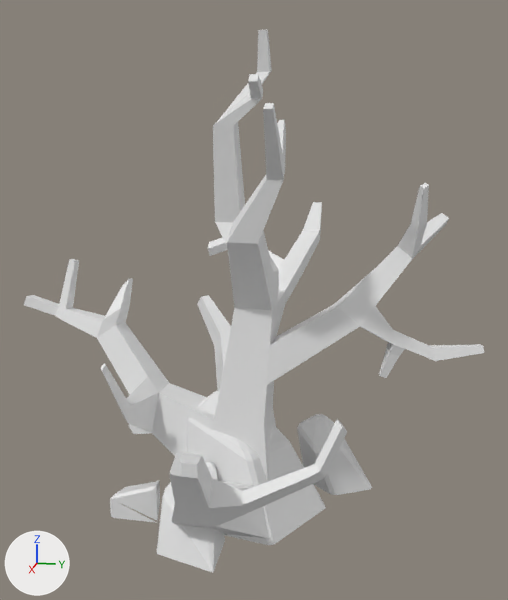
What one commit did to the FBX model Assets/Resources/Models/Props/coral_b.fbx.
Before and after are seen from a 50 mm camera at (1.395, 0.308, 0.803) aimed at (0.004, 0.03, 0.455). Every picture has the same lights, and +X, +Y and +Z are marked at lower left. The picture after the commit comes second. Where no turn or scale is listed for an object, it has been applied to the vertices. Vertices at exactly the same position are counted once.

The older version as bpy lines, for what is in view:
```python
me_coral_mesh = bpy.data.meshes.new('coral-Mesh')
me_coral_mesh.from_pydata(...)  # 432 vertices, 816 faces; spans x -0.413..0.413, y -0.5..0.5, z 0.0..0.985
ob_coral = bpy.data.objects.new('coral', me_coral_mesh)
ob_coral.location = (0.0, 0.0, 0.0)
```
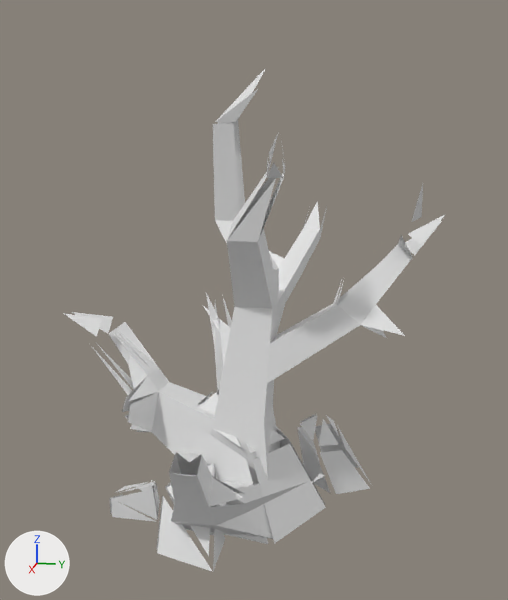
Changed parts and their boxes (x1, y1, x2, y2) in the pictures (508 x 600 px):
'coral', reshaped: before (24, 30, 484, 573); after (63, 70, 446, 572)
part 1 of me_coral_mesh, rebuilt (26% narrower, 8% shorter): before (24, 30, 484, 539); after (72, 70, 413, 539)
part 2 of me_coral_mesh, rebuilt: before (110, 481, 160, 523); after (111, 480, 160, 522)
part 3 of me_coral_mesh, rebuilt (14% shorter): before (157, 462, 225, 573); after (157, 477, 225, 572)
part 4 of me_coral_mesh, cut back: before (187, 390, 372, 545); after (63, 70, 446, 556)

Edits to the bpy script that builds the scene:
```text
Change me_coral_mesh:
    used by ob_coral; location = (0.0, 0.0, 0.0)
    remove me_coral_mesh.from_pydata(...)  # 432 vertices, 816 faces; spans x -0.413..0.413, y -0.5..0.5, z 0.0..0.985
    add me_coral_mesh.from_pydata(...)  # 765 vertices, 300 faces; spans x -0.415..0.415, y -0.5..0.5, z 0.0..0.99
    me_coral_mesh part 1: the loose piece of 320 vertices spanning x -0.413..0.413, y -0.5..0.5, z 0.003..0.985 is rebuilt with 190 vertices and now spans x -0.415..0.415, y -0.397..0.348, z 0.004..0.916
    me_coral_mesh part 2: the loose piece of 22 vertices spanning x 0.055..0.14, y -0.255..-0.149, z 0.0..0.084 is rebuilt with 8 vertices and now spans x 0.058..0.14, y -0.249..-0.149, z 0.002..0.08
    me_coral_mesh part 3: the loose piece of 20 vertices spanning x 0.115..0.282, y -0.118..0.008, z 0.0..0.147 is rebuilt with 5 vertices and now spans x 0.144..0.282, y -0.113..0.008, z 0.002..0.133
    me_coral_mesh part 4: 70 vertices removed from x -0.207..0.174, y -0.137..0.286, z 0.0..0.258; 548 vertices added at x -0.365..0.413, y -0.5..0.5, z 0.0..0.99
    other edits to the shape of me_coral_mesh do not show in these pictures
```
